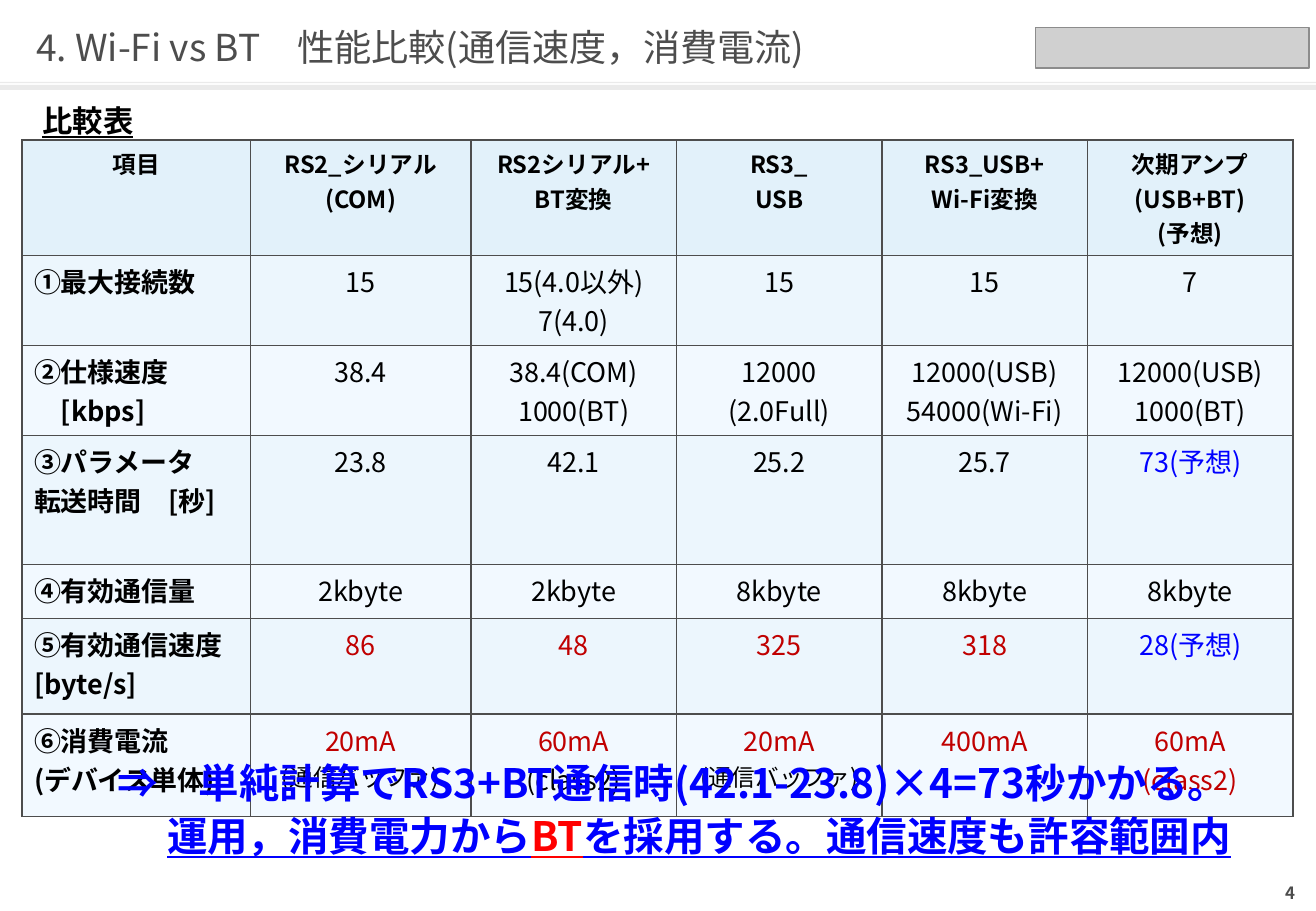
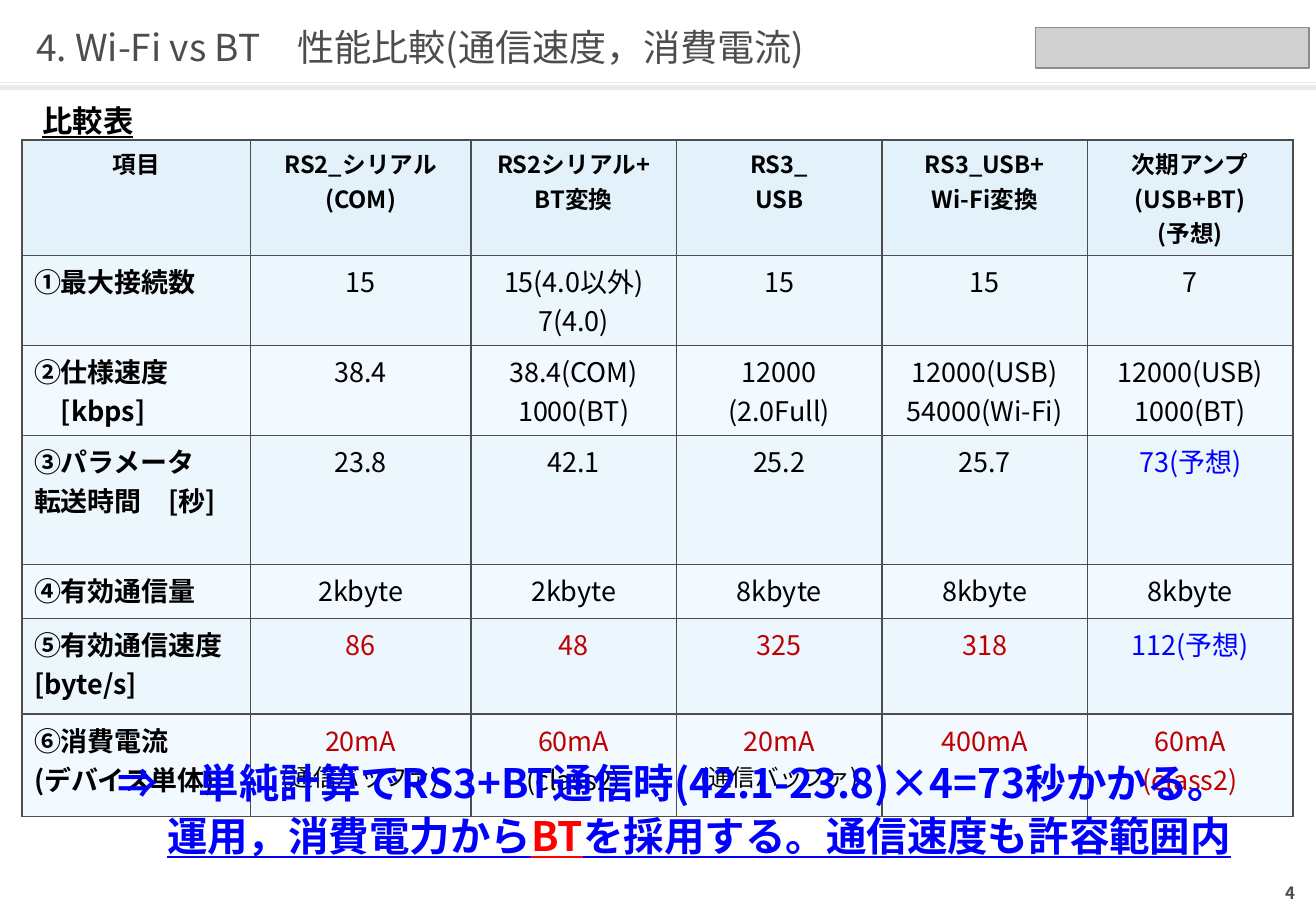
Before and after one commit to qzq03657/hellow-world, a slide deck: slide 5 of 次期サーボシステム_ユーザビリティ向上_藤沢案.pptx. Drawn at 1316x911 pixels with LibreOffice and Linux fonts; fonts in the diff are those of the drawing; grey boxes stand for pictures. Boxes give left, top, right and bottom in pixels: in the first picture for what was removed or moved away, otherwise in the second. Text is boxed around its words. In the diff, an @@ line names an element or a change of style, - is before the commit and + after.

```diff
--- a/次期サーボシステム_ユーザビリティ向上_藤沢案.pptx
+++ b/次期サーボシステム_ユーザビリティ向上_藤沢案.pptx
@@ table at (22,140,1293,801) @@
-row 6, column 6: 28(予想)
+row 6, column 6: 112(予想)
```
Also in this commit, not shown: 6 other slides changed, 1 other file.
